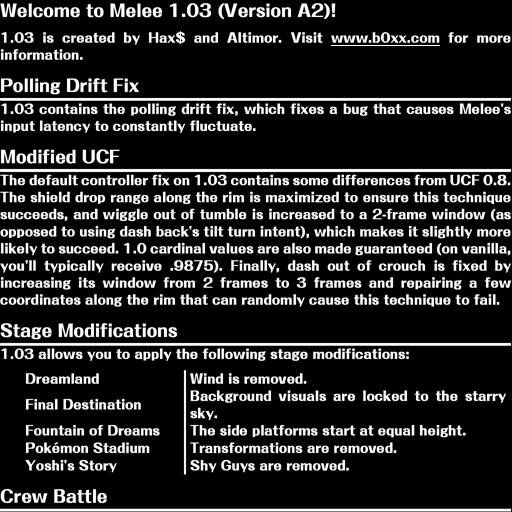
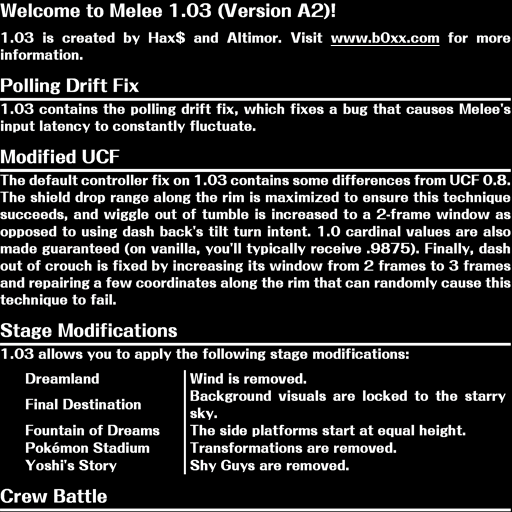
Two versions of the same layered image (512px x 512px). Layer-by-layer changes:
painted on "Layer 1" over [0, 3, 512, 512]
removed layer "Layer 2" over [0, 3, 512, 512]
